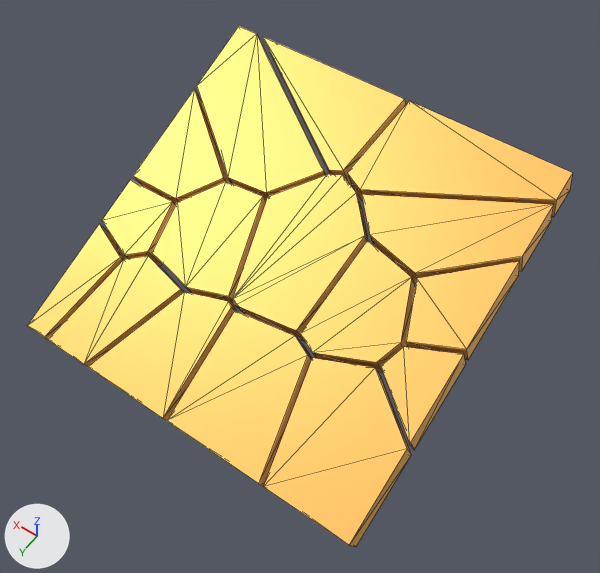
One commit to the glTF model modelos_ar/Australia.glb: the scene before it, then after it.
Before and after are seen from a camera (50 mm lens) standing at (0.0699, 0.0611, 0.0334) and looking at (0.085, 0.04, 0.0002). Arrows for +X, +Y and +Z are at lower left; the lights stay in place. The older version comes first. Mesh edges are drawn as thin lines. Where no turn or scale is listed for an object, it has been applied to the vertices. Vertices at exactly the same position are counted once.

In view in the first picture: 'Mesh_Mesh_head_geo.001_lambert2SG.001'.
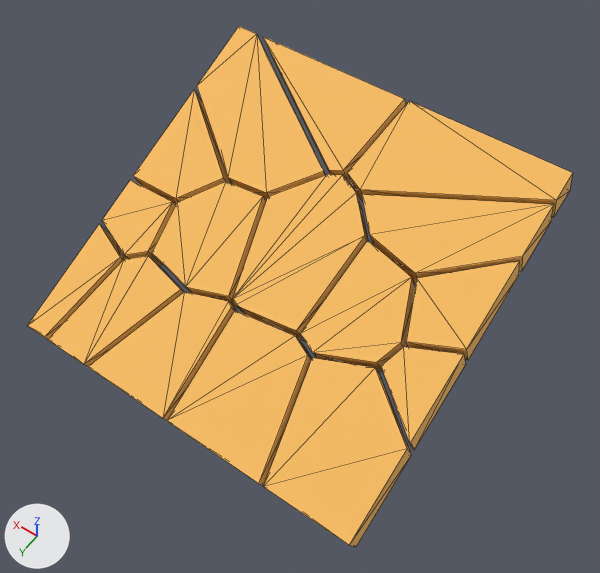
Where the change shows, as pixel boxes (x1, y1, x2, y2) in the pictures (600 x 573 px):
'Mesh_Mesh_head_geo.001_lambert2SG.001', recoloured
    both: (27, 26, 573, 547)

Edits to the bpy script that builds the scene:
```text
Change mat_lambert2sg_001:
    where n0 = _N.new('ShaderNodeBsdfPrincipled'); n0.name = 'Principled BSDF'
    remove n0.inputs[1].default_value = 0.5  # 'Metallic'
    add n0.inputs[0].default_value = (0.961, 0.514, 0.122, 1.0)  # 'Base Color', orange #fbbe62
    add n0.inputs[2].default_value = 0.85  # 'Roughness'
    remove n2 = _N.new('ShaderNodeVertexColor'); n2.name = 'Color Attribute'
    remove _L.new(n2.outputs[0], n0.inputs[0])  # 'Color' to 'Base Color'
Change me_mesh_0:
    where me_mesh_0.from_pydata(...)  # 162 vertices, 260 faces; spans x 0.076..0.096, y 0.0298..0.049, z -0.0038..0.0058
    used by ob_mesh_mesh_head_geo_001_lambert2sg_001; location = (0.0, 0.0, 0.0)
    me_mesh_0 part 1: vertex colours changed
```
